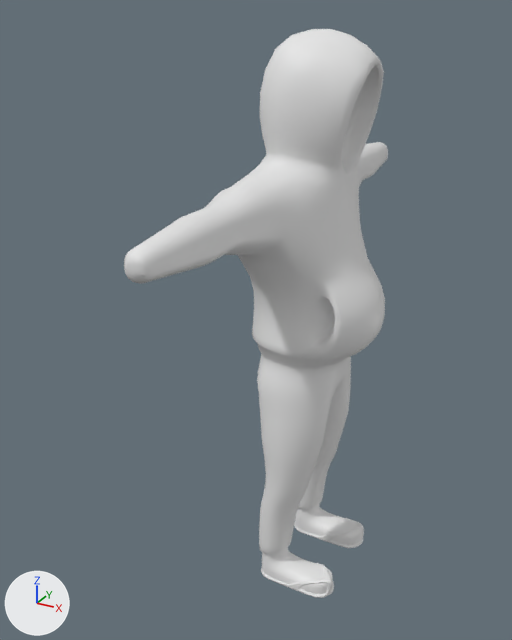
The Blender file Assets/Models/AnimaçãoPersonagem.blend: old version first, new version second.
Before and after are seen from a 50 mm camera at (0.99, -2.29, 2.21) aimed at (-0.22, -0.09, 1.11). Arrows for +X, +Y and +Z are at lower left; the lights stay in place. The first picture is the older version.

Before the edit, the objects in view are built like this:
```python
me_sideemesh = bpy.data.meshes.new('SideEmesh')
me_sideemesh.from_pydata(...)  # 3206 vertices, 3247 faces; spans x -0.27..0.25, y -0.01..2.15, z -0.94..0.94
ob_sidee = bpy.data.objects.new('SideE', me_sideemesh)
ob_sidee.location = (0.0, 0.0, 0.0)
ob_sidee.rotation_euler = (1.571, 0.0, 0.0)  # degrees (90, 0, 0)
```
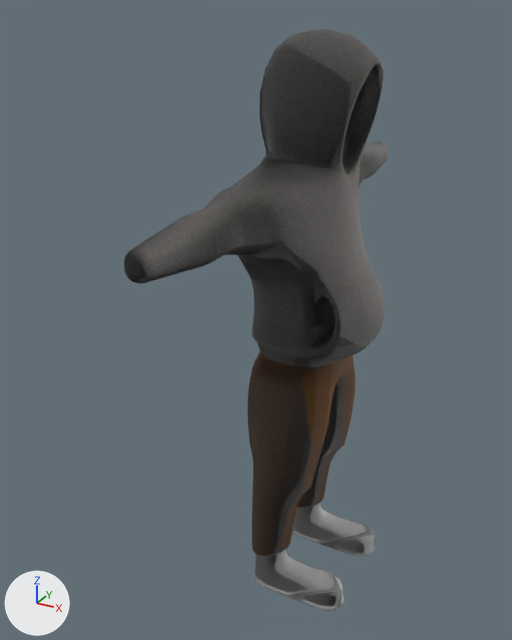
The change, as a diff of the scene's bpy script:
```diff
--- a/Assets/Models/AnimaçãoPersonagem.blend.py
+++ b/Assets/Models/AnimaçãoPersonagem.blend.py
@@ ng_ucupaint_material_001 @@
+ng_ucupaint_material_001 = bpy.data.node_groups.new('Ucupaint Material.001', 'ShaderNodeTree')
+# colours: white #ffffff
+# uses the picture img_ucupaint_material_001_color
@@ ng_ypl_check_input_normal @@
+ng_ypl_check_input_normal = bpy.data.node_groups.new('~yPL Check Input Normal', 'ShaderNodeTree')
+# nodes: Math, Mix, SeparateXYZ
@@ ng_ucupaint_material_003 @@
+ng_ucupaint_material_003 = bpy.data.node_groups.new('Ucupaint Material.003', 'ShaderNodeTree')
+# colours: white #ffffff
+# uses the picture img_ucupaint_material_003_color
@@ ng_ucupaint_material_002 @@
+ng_ucupaint_material_002 = bpy.data.node_groups.new('Ucupaint Material.002', 'ShaderNodeTree')
+# colours: white #ffffff
+# uses the picture img_ucupaint_material_002_color
@@ ng_ucupaint_material_004 @@
+ng_ucupaint_material_004 = bpy.data.node_groups.new('Ucupaint Material.004', 'ShaderNodeTree')
+# colours: white #ffffff
+# uses the picture img_ucupaint_material_004_color
@@ ng_ucupaint_material @@
+ng_ucupaint_material = bpy.data.node_groups.new('Ucupaint Material', 'ShaderNodeTree')
+# colours: white #ffffff
+# uses the picture img_ucupaint_material_color
@@ mat_material_001 @@
+mat_material_001 = bpy.data.materials.new('Material.001')
+# nodes: BsdfPrincipled, Group, OutputMaterial
+# colours: black #000000
@@ mat_material_003 @@
+mat_material_003 = bpy.data.materials.new('Material.003')
+# nodes: BsdfPrincipled, Group, OutputMaterial
+# colours: grey #717171
@@ mat_material_002 @@
+mat_material_002 = bpy.data.materials.new('Material.002')
+# nodes: BsdfPrincipled, Group, OutputMaterial
+# colours: orange #e7910d
@@ mat_material_004 @@
+mat_material_004 = bpy.data.materials.new('Material.004')
+# nodes: BsdfPrincipled, Group, OutputMaterial
+# colours: white #e7e7e7
@@ mat_material @@
+mat_material = bpy.data.materials.new('Material')
+# nodes: BsdfPrincipled, Group, OutputMaterial
+# colours: white #e7e0dc
@@ me_sideemesh @@
 # used by ob_sidee; location = (0.0, 0.0, 0.0); rotation_euler = (1.571, 0.0, 0.0), in degrees (90, 0, 0)
-me_sideemesh.from_pydata(...)  # 3206 vertices, 3247 faces; spans x -0.27..0.25, y -0.01..2.15, z -0.94..0.94
+me_sideemesh.from_pydata(...)  # 3398 vertices, 3439 faces; spans x -0.27..0.25, y -0.04..2.15, z -0.94..0.94
+# me_sideemesh part 1: 569 vertices moved from x -0.21..0.14, y -0.01..1.02, z -0.25..0.25 to x -0.22..0.14, y -0.04..1.02, z -0.26..0.26; 1184 vertices removed from x -0.2..0.19, y -0.01..1.04, z -0.24..0.24; 1184 vertices added at x -0.23..0.24, y -0.04..1.05, z -0.26..0.26
+# me_sideemesh part 2: 96 vertices added at x -0.21..-0.02, y 1.49..1.69, z 0.43..0.83
+# me_sideemesh part 3: 96 vertices added at x -0.21..-0.02, y 1.49..1.69, z -0.83..-0.43
+# me_sideemesh part 4: 130 faces spanning x -0.17..-0.08, y -0.02..0.11, z -0.25..0.25 switch from no material to mat_material_004
+# me_sideemesh part 5: 1203 faces spanning x -0.27..0.25, y 1.0..2.15, z -0.94..0.94 switch from no material to mat_material
+# me_sideemesh part 6: 44 faces spanning x 0.03..0.12, y 1.7..2.05, z -0.12..0.12 switch from no material to mat_material_001
+# me_sideemesh part 7: 228 faces spanning x -0.22..0.12, y 0.11..1.01, z -0.26..0.26 switch from no material to mat_material_002
+me_sideemesh.materials.append(mat_material_003)
```

Where the change shows, as pixel boxes (x1, y1, x2, y2) in the pictures (512 x 640 px; the box of a moved part takes in the faces that stretch with it):
'SideE', reshaped
    before: (124, 29, 388, 598)
    after: (124, 29, 388, 611)
part 1 of me_sideemesh, moved or reshaped
    before: (258, 345, 364, 598)
    after: (252, 344, 375, 611)
part 2 of me_sideemesh, added
    after: (131, 186, 270, 283)
part 3 of me_sideemesh, added
    after: (359, 142, 388, 186)
part 4 of me_sideemesh, recoloured
    both: (261, 515, 302, 575)
part 5 of me_sideemesh, recoloured (white to grey)
    both: (124, 29, 385, 365)
part 6 of me_sideemesh, recoloured (white to black)
    both: (342, 81, 366, 157)
part 7 of me_sideemesh, recoloured
    before: (257, 353, 351, 509)
    after: (247, 352, 353, 512)
